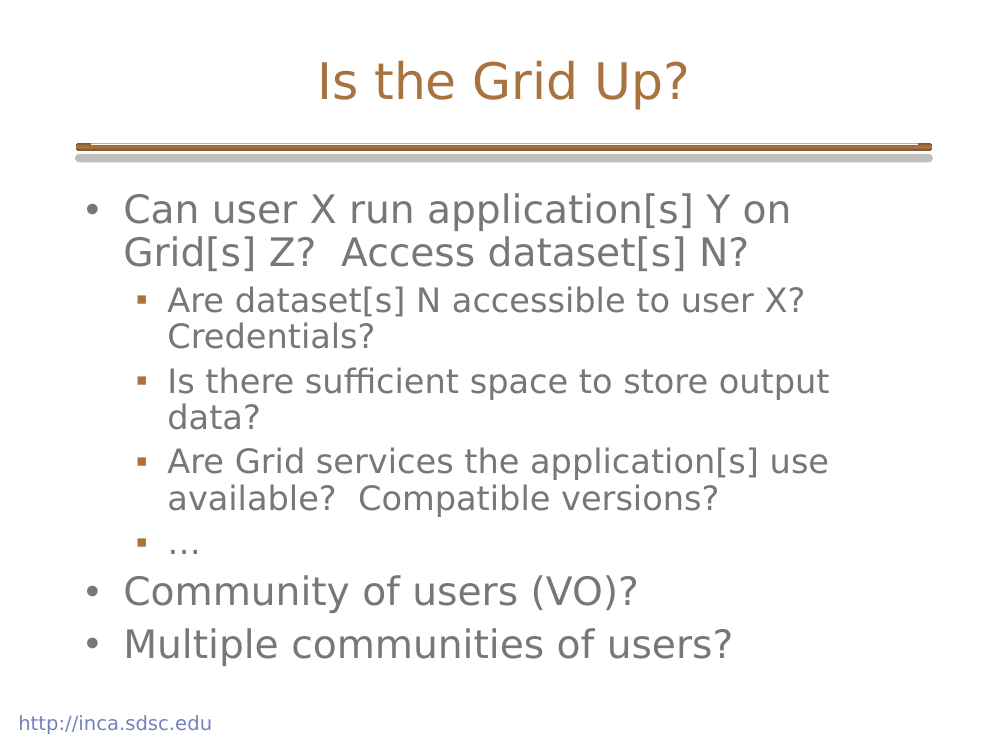
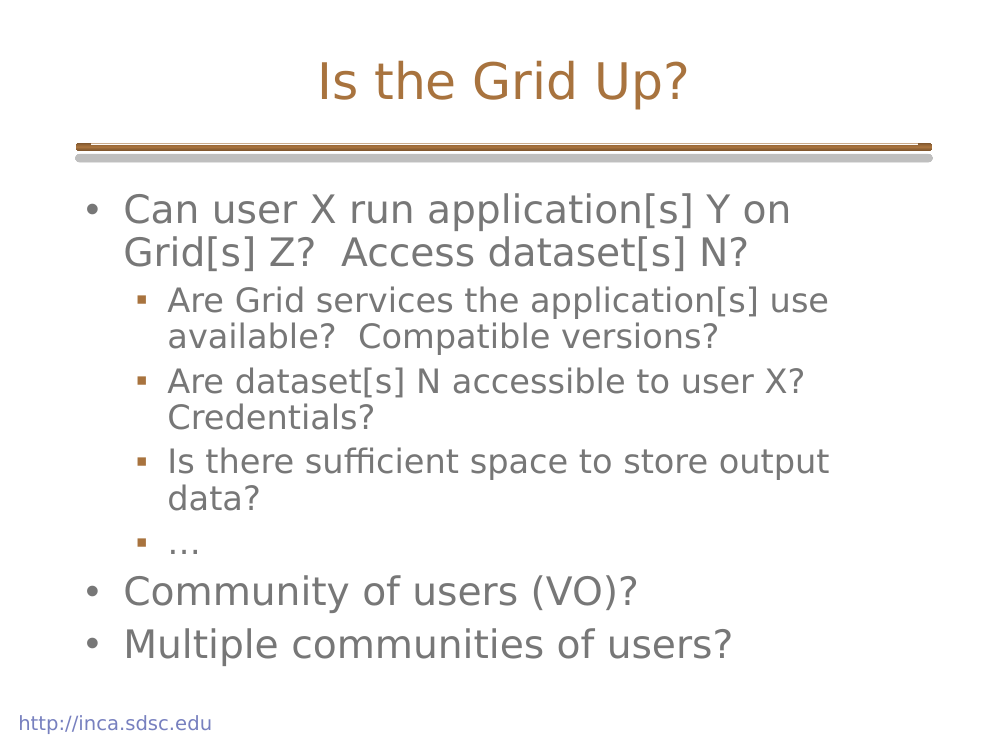
Before and after one commit to IncaProject/inca-xsede, a slide deck: slide 2 of talks/inca_GPW_06-2005.ppt. Drawn at 1008x756 pixels with LibreOffice and Linux fonts; fonts in the diff are those of the drawing; background and template pictures are left out. Boxes give left, top, right and bottom in pixels: in the first picture for what was removed or moved away, otherwise in the second. Text is boxed around its words. In the diff, an @@ line names an element or a change of style, - is before the commit and + after.

```diff
--- a/talks/inca_GPW_06-2005.ppt
+++ b/talks/inca_GPW_06-2005.ppt
@@ text at box(167, 286, 829, 355): paragraph added @@
+  ▪ Are Grid services the application[s] use available? Compatible versions?
@@ text at box(167, 447, 829, 517): paragraph removed @@
-  ▪ Are Grid services the application[s] use available? Compatible versions?
```
Also in this commit, not shown: 5 other slides changed, 2 slides removed.
